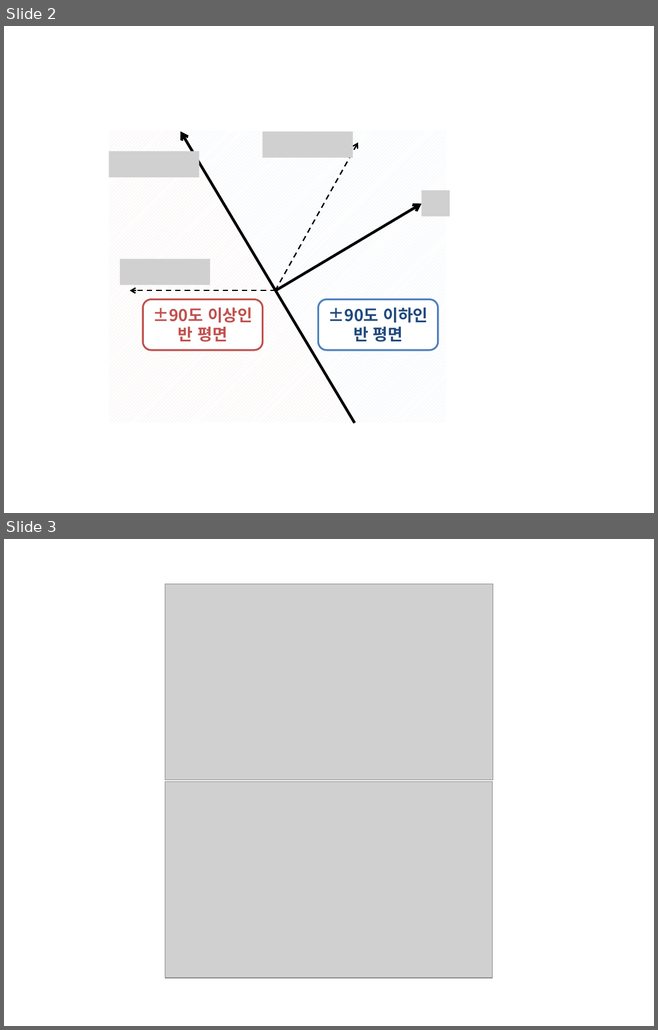
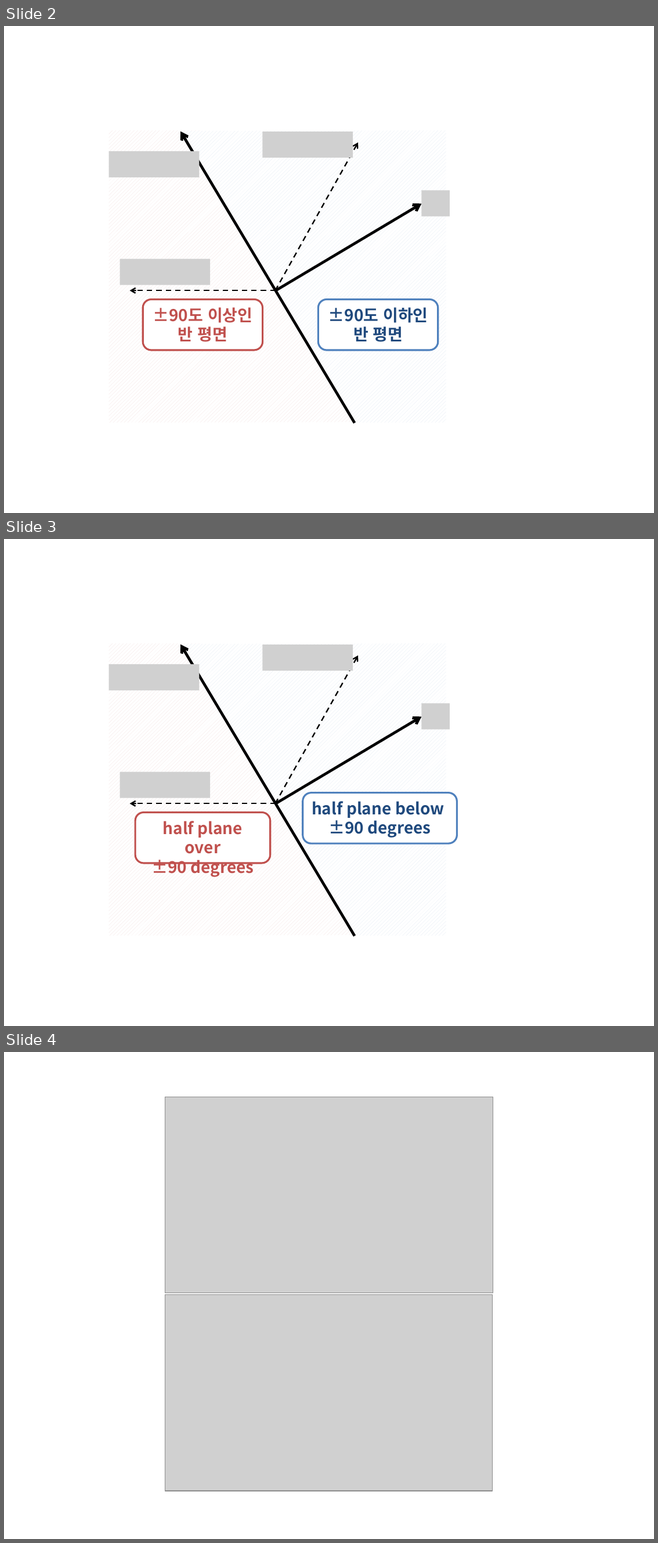
Before and after one commit to answeredbyablemind/answeredbyablemind.github.io, a slide deck: pics/2021-12-20-positive_definite/pics.pptx. Shown one above the other, each under a label of ours: slides 2 and 3 before the commit, slides 2, 3 and 4 after it. The pictures are 658x1030 and 658x1543 pixels, drawn with LibreOffice and Linux fonts; fonts in the diff are those of the drawing; grey boxes stand for pictures. Boxes give left, top, right and bottom in pixels: in the first picture for what was removed or moved away, otherwise in the second. Text is boxed around its words. In the diff, an @@ line names an element or a change of style, - is before the commit and + after.

```diff
--- a/pics/2021-12-20-positive_definite/pics.pptx
+++ b/pics/2021-12-20-positive_definite/pics.pptx
@@ slide 3 added at [4, 539, 654, 1026], background #FFFFFF @@
@@ freeform shape added at [108, 643, 373, 936], fill pattern #F2DCDB on #FFFFFF @@
@@ arrow added from (354, 936) to (181, 644), #000000 3 pt @@
@@ freeform shape added at [181, 643, 447, 936], fill pattern #DCE6F2 on #FFFFFF @@
@@ picture added at [263, 645, 353, 671] @@
@@ arrow added from (275, 803) to (358, 655), #000000 1.5 pt dashed @@
@@ picture added at [108, 664, 199, 690] @@
@@ picture added at [421, 703, 449, 729] @@
@@ arrow added from (275, 803) to (421, 717), #000000 3 pt @@
@@ picture added at [119, 772, 210, 798] @@
@@ rounded rectangle added at [303, 793, 457, 843], fill #FFFFFF, outline #4F81BD 2 pt, 18 pt, text #1F497D, bold @@
+half plane below
+±90 degrees
@@ arrow added from (275, 803) to (130, 803), #000000 1.5 pt dashed @@
@@ rounded rectangle added at [135, 813, 270, 863], fill #FFFFFF, outline #C0504D 2 pt, 18 pt, text #C0504D, bold @@
+half plane over
+±90 degrees
@@ what was slide 3 is now slide 4 @@
```
Also in this commit, not shown: 1 other slide added, 7 other files.
